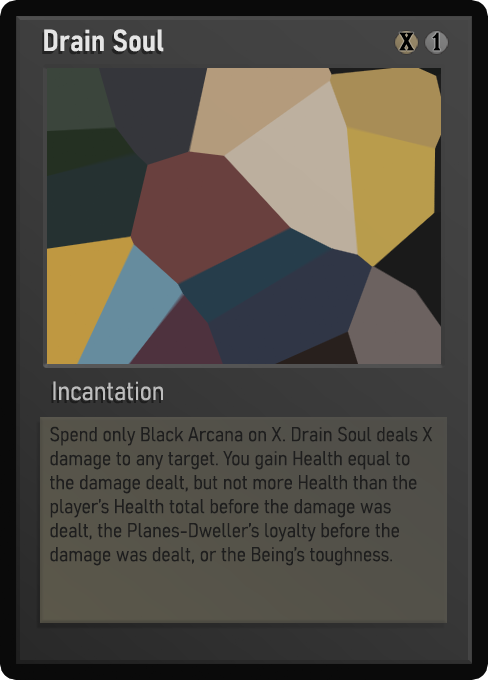
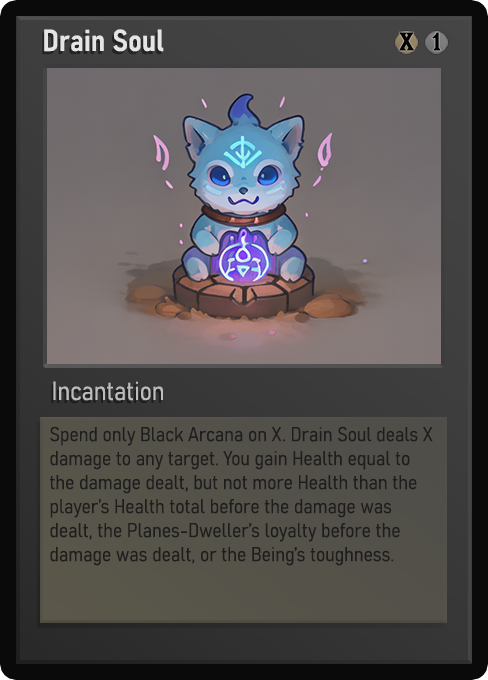
Revision of a layered (488, 680) image; what changed, layer by layer:
painted on "Name" over (44, 29, 140, 52)
painted on "Class" over (72, 386, 151, 401)
painted on "Desc_small" over (50, 426, 433, 566)
painted on "Artwork" over (47, 68, 441, 364)
